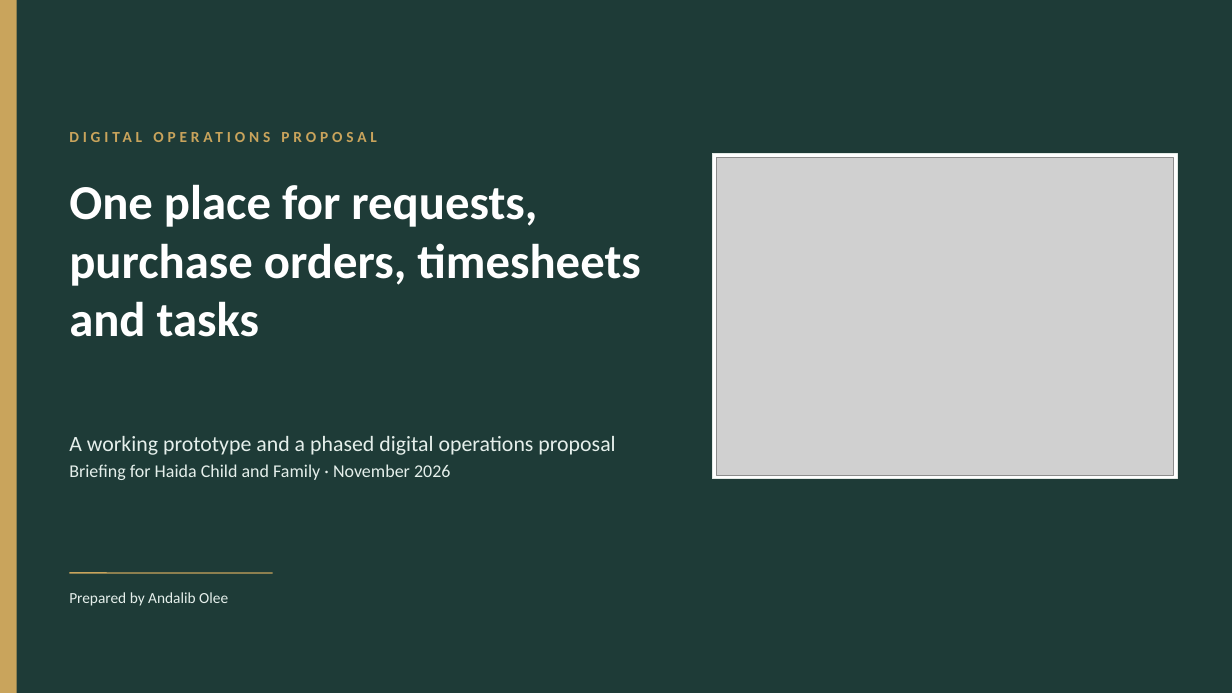
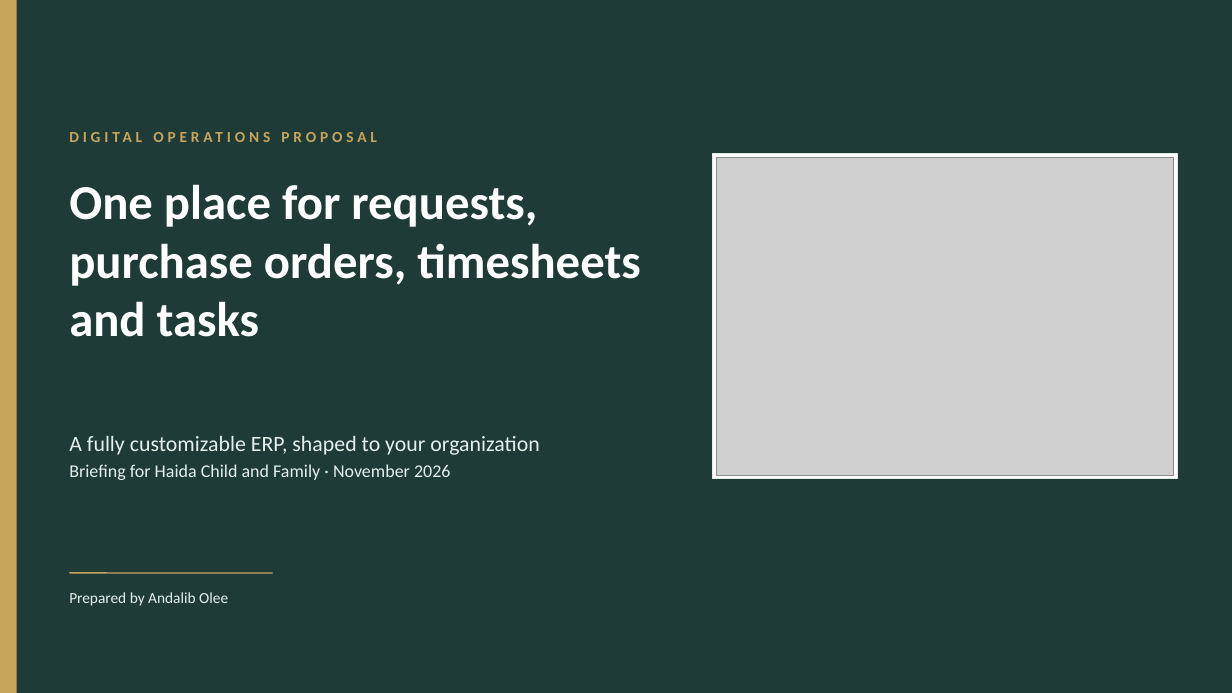
Before and after one commit to AndalibOlee/Portfolio, a slide deck: slide 1 of demo-platform/docs/Haida_Child_and_Family_Executive_Digital_Operations_Proposal.pptx. Drawn at 1232x693 pixels with LibreOffice and Linux fonts; fonts in the diff are those of the drawing; grey boxes stand for pictures. Boxes give left, top, right and bottom in pixels: in the first picture for what was removed or moved away, otherwise in the second. Text is boxed around its words. In the diff, an @@ line names an element or a change of style, - is before the commit and + after.

```diff
--- a/demo-platform/docs/Haida_Child_and_Family_Executive_Digital_Operations_Proposal.pptx
+++ b/demo-platform/docs/Haida_Child_and_Family_Executive_Digital_Operations_Proposal.pptx
@@ text at (69,436,539,455): text changed @@
-A working prototype and a phased digital operations proposal
+A fully customizable ERP, shaped to your organization
```
Also in this commit, not shown: 2 other slides changed, 8 other files.
